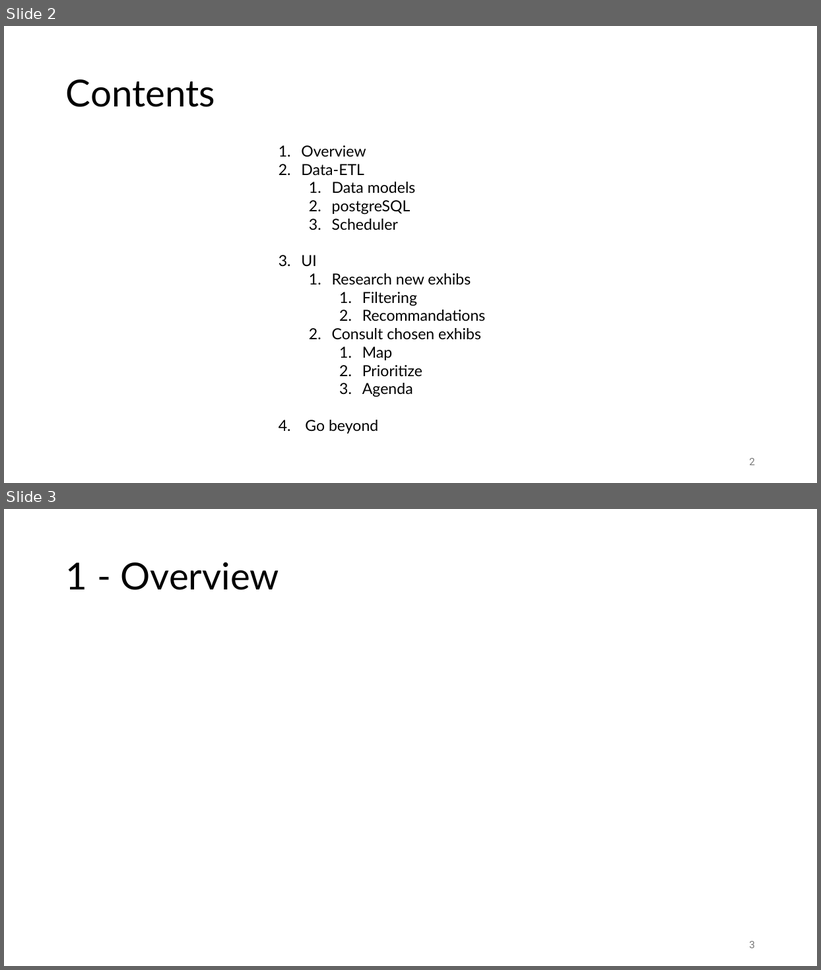
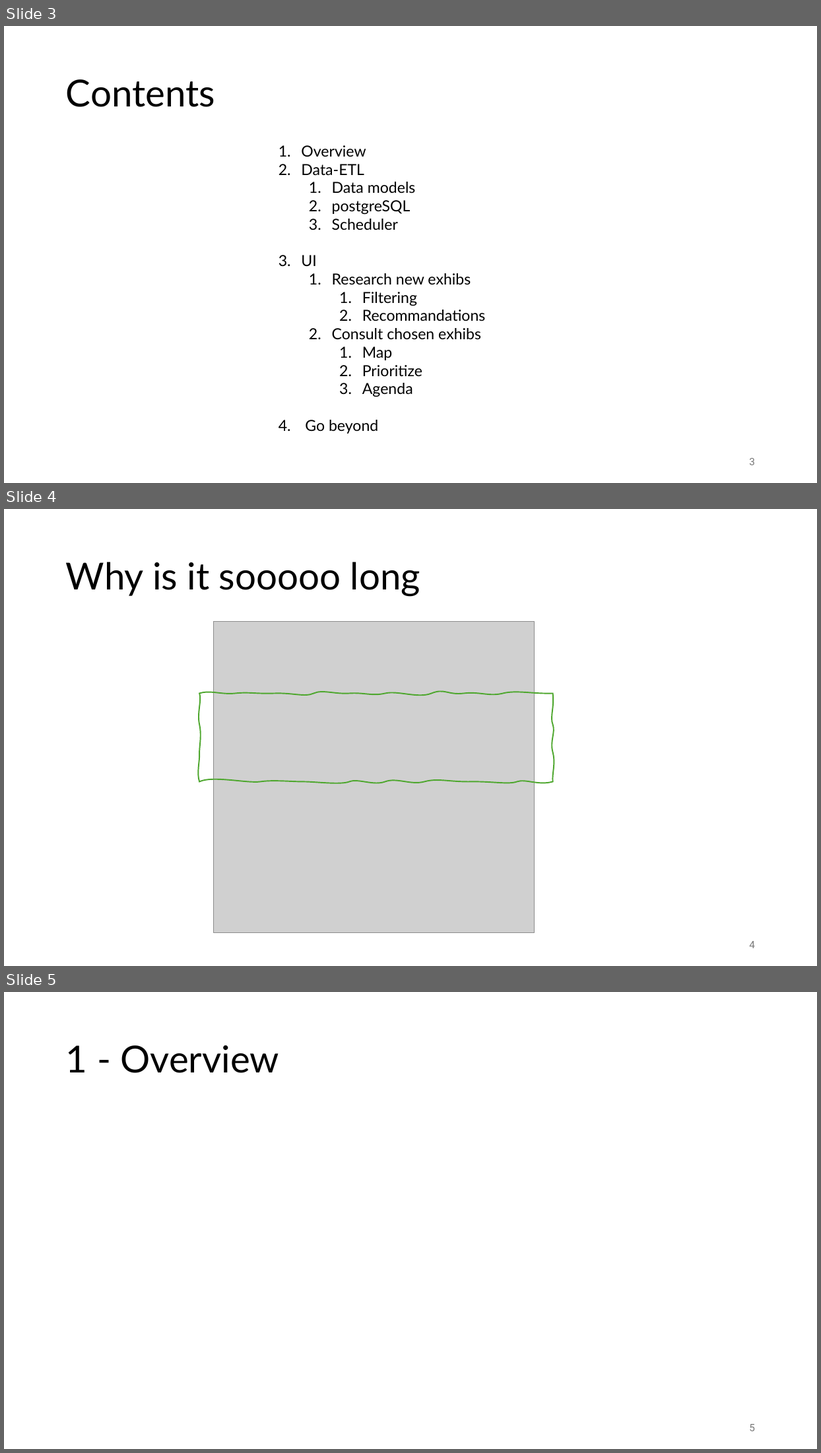
Before and after one commit to Mich-Blaz/Expo-App-MiCa, a slide deck: MiCa-expo-app.pptx. Shown one above the other, each under a label of ours: slides 2 and 3 before the commit, slides 3, 4 and 5 after it. The pictures are 821x970 and 821x1453 pixels, drawn with LibreOffice and Linux fonts; fonts in the diff are those of the drawing; grey boxes stand for pictures. Boxes give left, top, right and bottom in pixels: in the first picture for what was removed or moved away, otherwise in the second. Text is boxed around its words. In the diff, an @@ line names an element or a change of style, - is before the commit and + after.

```diff
--- a/MiCa-expo-app.pptx
+++ b/MiCa-expo-app.pptx
@@ slide 4 added at [4, 509, 817, 966], background #FFFFFF @@
@@ title added at [66, 562, 420, 596], 44 pt, text #000000 @@
+Why is it sooooo long
@@ picture added at [214, 622, 535, 933] @@
@@ freeform shape added at [200, 694, 553, 782], outline #4EA72E 1.5 pt @@
@@ page number added at [749, 941, 755, 949], 12 pt, text #797979 @@
+4
@@ what was slide 2 is now slide 3 @@
@@ page number at [749, 458, 755, 466]: text changed @@
-2
+3
@@ what was slide 3 is now slide 5 @@
@@ page number at [749, 1424, 755, 1432]: text changed @@
-3
+5
```
Also in this commit, not shown: 1 slide changed, 3 other slides added.
